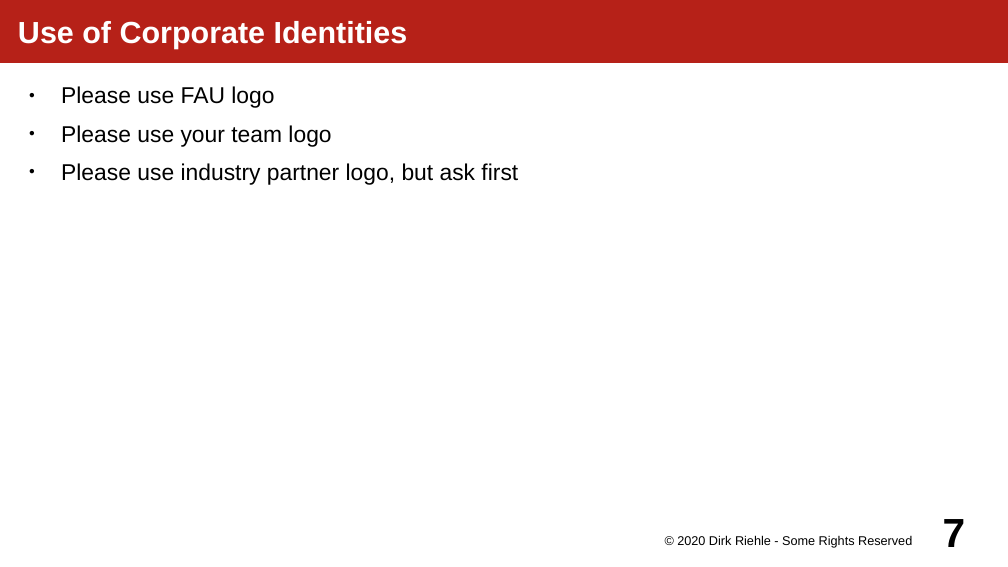
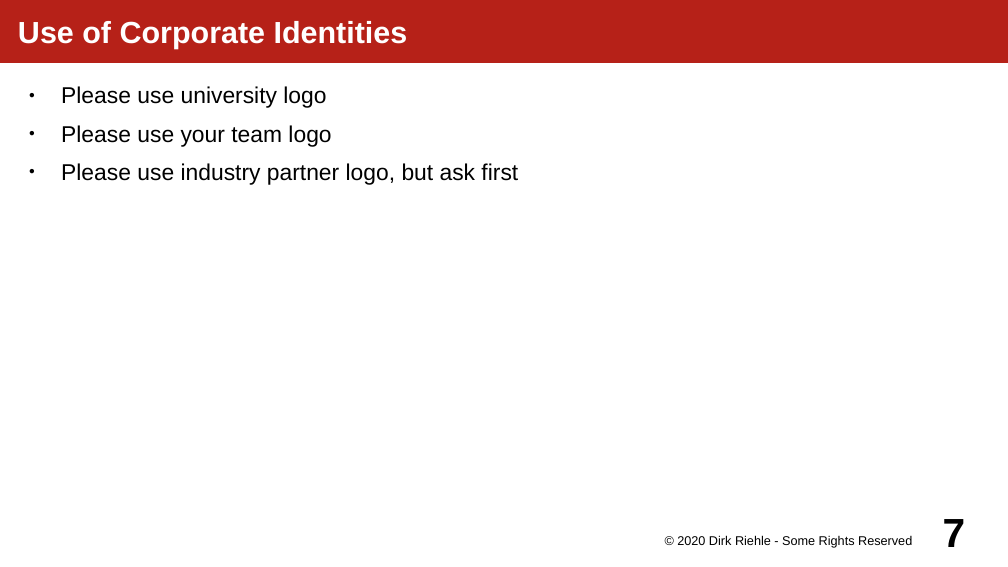
Before and after one commit to dirkriehle/amos-course, a slide deck: slide 7 of Lecture slides/AMOS H01 - Demo Day Preparation.odp. Drawn at 1008x567 pixels with LibreOffice and Linux fonts; fonts in the diff are those of the drawing. Boxes give left, top, right and bottom in pixels: in the first picture for what was removed or moved away, otherwise in the second. Text is boxed around its words. In the diff, an @@ line names an element or a change of style, - is before the commit and + after.

```diff
--- a/Lecture slides/AMOS H01 - Demo Day Preparation.odp
+++ b/Lecture slides/AMOS H01 - Demo Day Preparation.odp
@@ text at box(61, 86, 326, 108): text changed @@
-● Please use FAU logo
+● Please use university logo
```
Also in this commit, not shown: 1 other slide changed, 3 other files.
